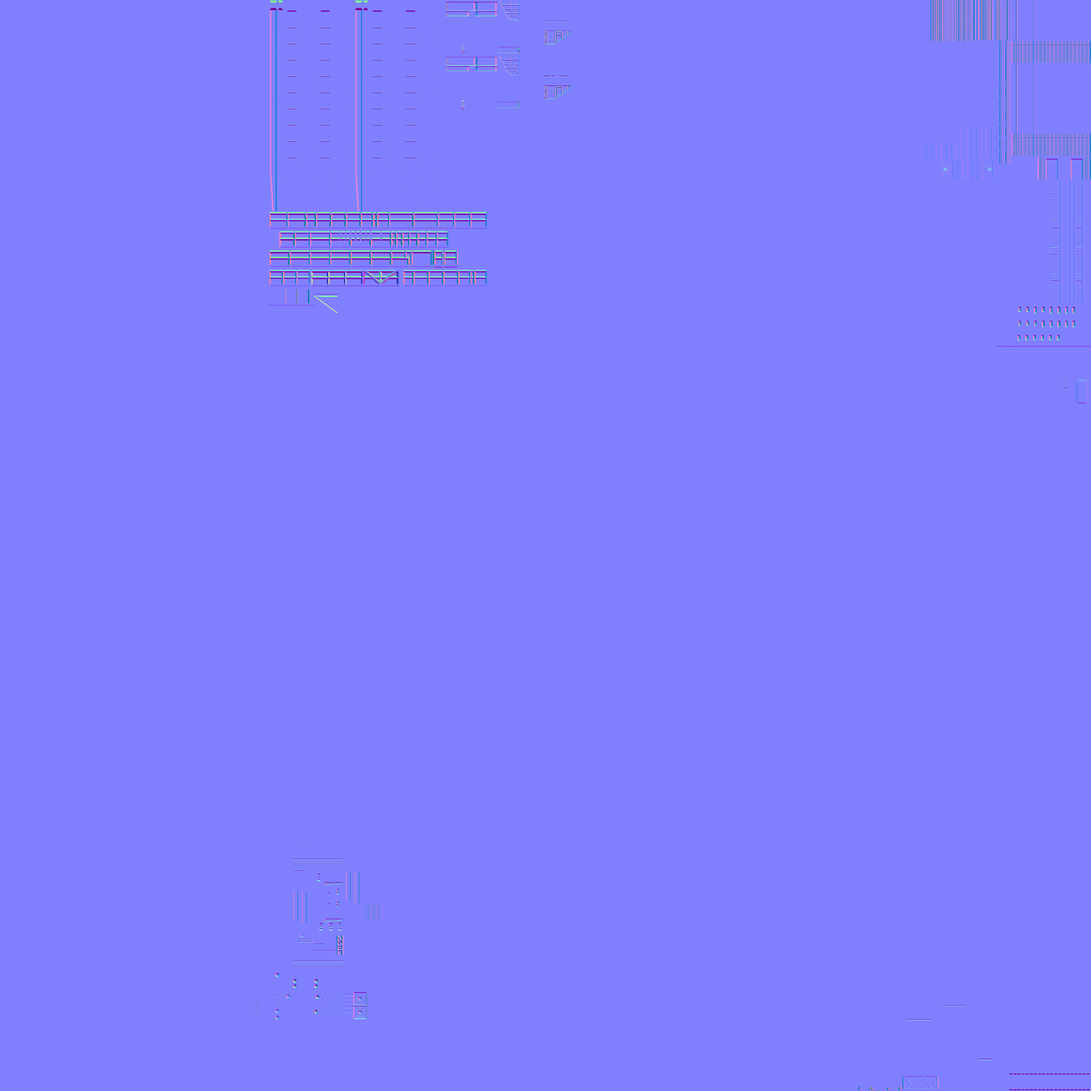
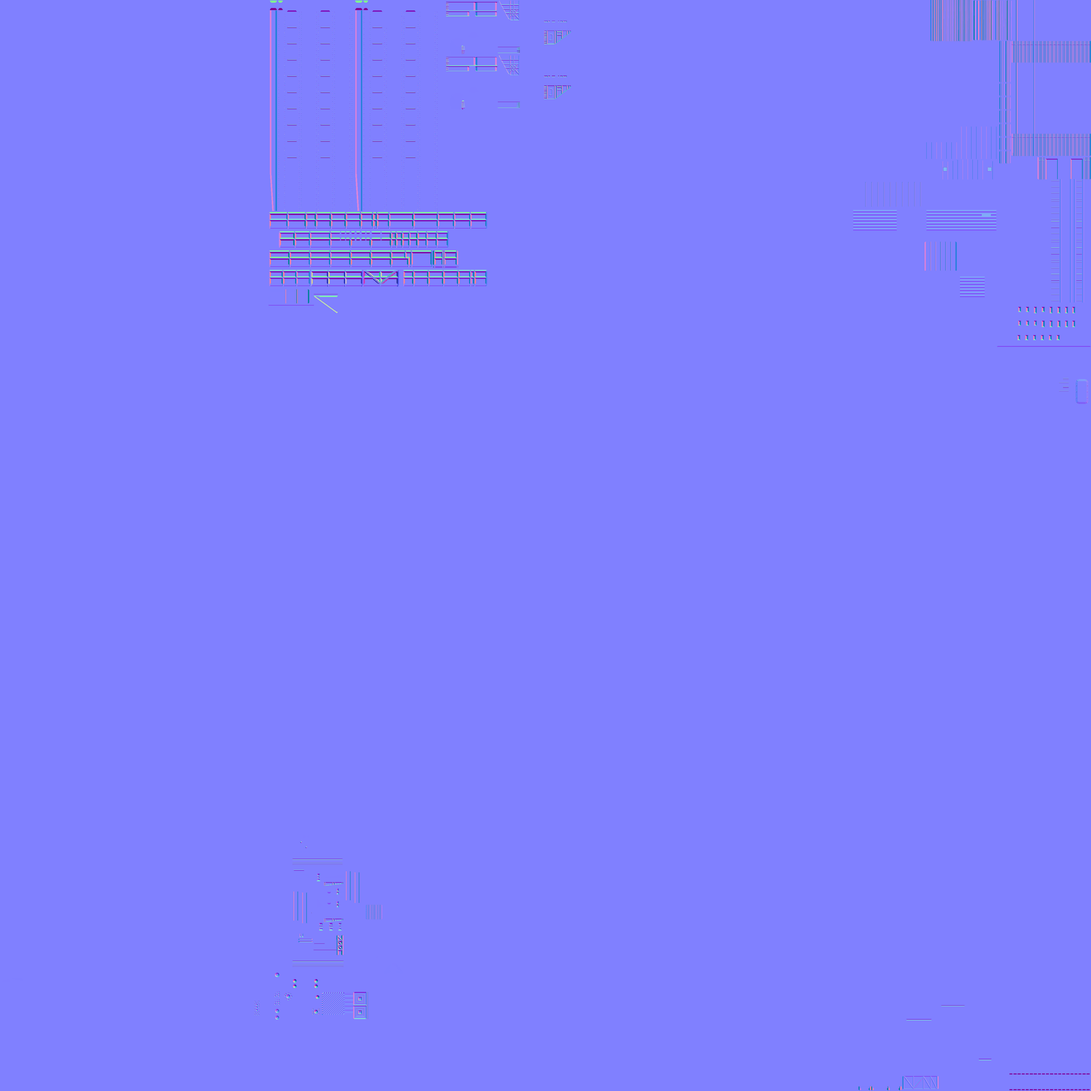
Comparing the layer stacks of the two (1091, 1091) images. Changes:
painted on "bake_4096.png" over bbox(853, 182, 997, 298)
